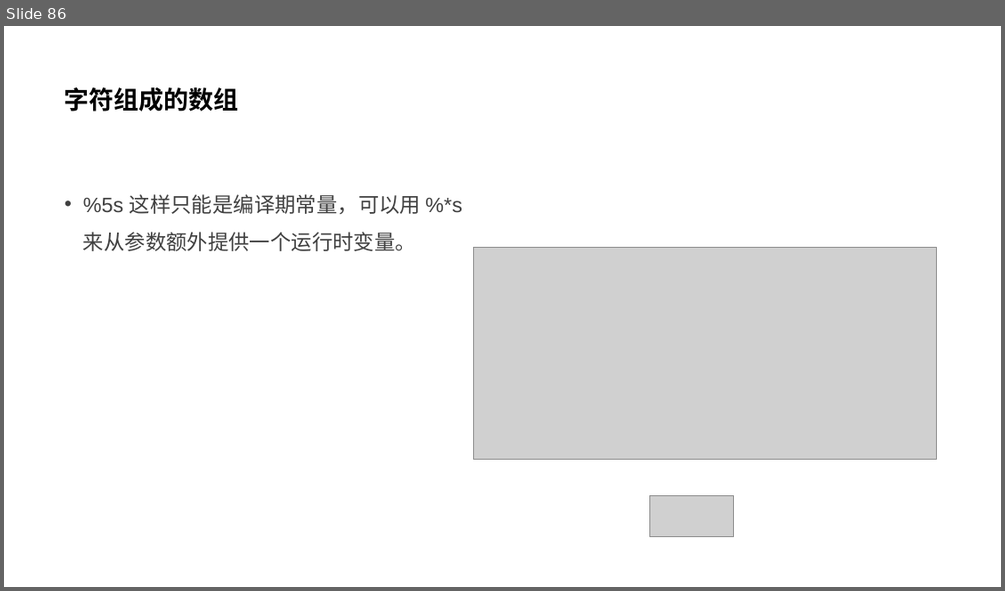
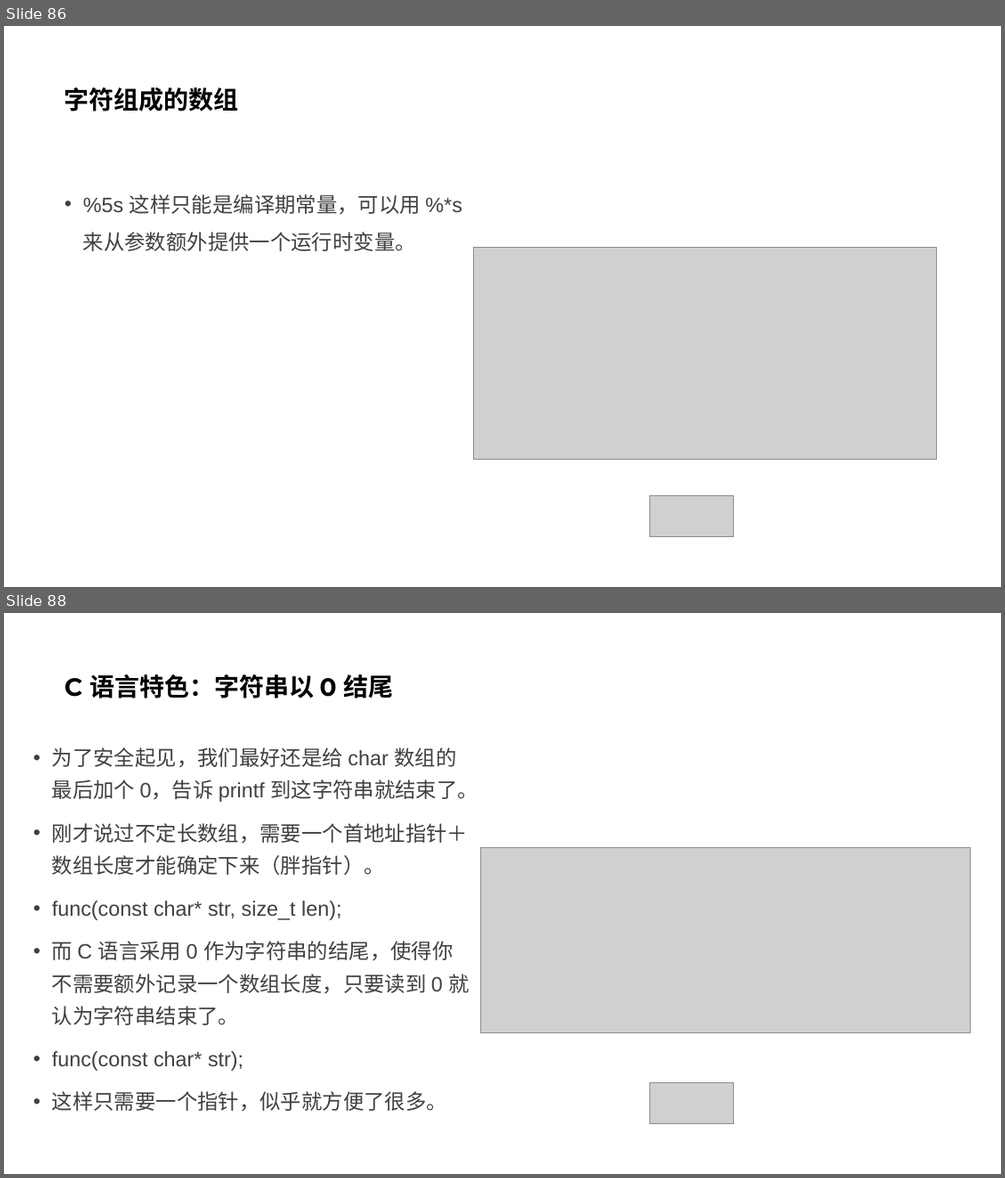
Before and after one commit to parallel101/course, a slide deck: 12/slides.pptx. Shown one above the other, each under a label of ours: slide 86 before the commit, slides 86 and 88 after it; the slides between them are not shown. The pictures are 1005x591 and 1005x1178 pixels, drawn with LibreOffice and Linux fonts; fonts in the diff are those of the drawing; grey boxes stand for pictures. Boxes give left, top, right and bottom in pixels: in the first picture for what was removed or moved away, otherwise in the second. Text is boxed around its words. In the diff, an @@ line names an element or a change of style, - is before the commit and + after.

```diff
--- a/12/slides.pptx
+++ b/12/slides.pptx
@@ slide 88 added at (4,613,1001,1174), background #FFFFFF @@
@@ title added at (65,674,394,698), 24 pt, text #000000, bold @@
+C 语言特色：字符串以 0 结尾
@@ text added at (52,747,478,1111), 20 pt, text #404040 @@
+• 为了安全起见，我们最好还是给 char 数组的最后加个 0，告诉 printf 到这字符串就结束了。
+• 刚才说过不定长数组，需要一个首地址指针＋数组长度才能确定下来（胖指针）。
+• func(const char* str, size_t len);
+• 而 C 语言采用 0 作为字符串的结尾，使得你不需要额外记录一个数组长度，只要读到 0 就认为字符串结束了。
+• func(const char* str);
+• 这样只需要一个指针，似乎就方便了很多。
@@ picture added at (480,848,971,1033) @@
@@ picture added at (649,1083,734,1124) @@
```
Also in this commit, not shown: 2 other slides added, 4 other files.
